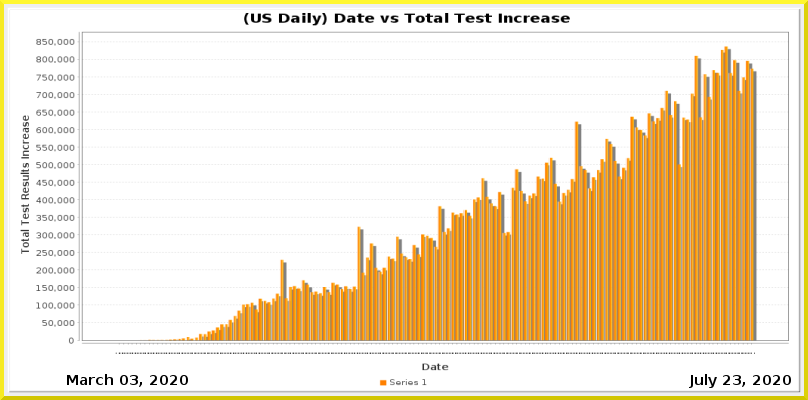
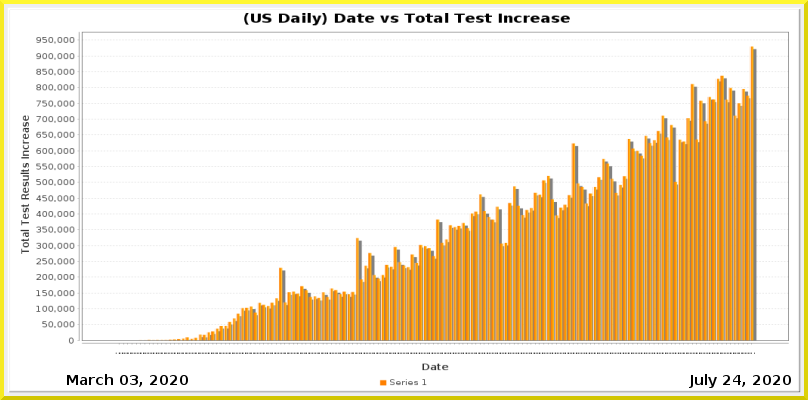
Layers edited between the first and the second 808 x 400 image:
painted on "Current Date" over [733, 375, 741, 385]
painted on "Date_vs_TestIncrease.png" over [36, 37, 789, 354]
